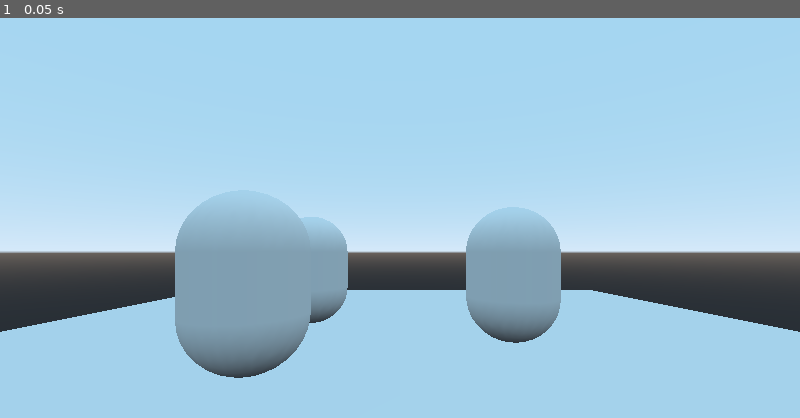
Above: before the commit, frame 1.
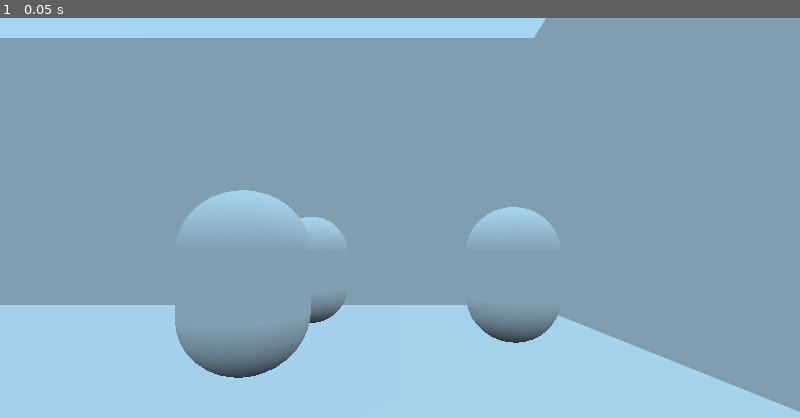
Above: after the commit, the same moment.

Repository: cullumi/One-Second-Speedster
Game: Godot game, scene res://Level 2/Level 2.tscn
Same seed, same stepped clock (60 frames per second), same inputs: the game is played once before the commit and once after it. The project has no main scene, so this scene is started directly.
Inputs:
- Up to frame 1 (0.05 s): no input

The runs differ from the first frame. In frame 1, 65% of the frame differs, in the area x 0-100%, y 0-99%.

Commit message:
Level 4 -- Traffic Confusion
+ Level 4
+ Bus, Car, and Pedestrian

Diff:
--- a/Level 2/Level 2.tscn
+++ b/Level 2/Level 2.tscn
@@ -9,10 +9,16 @@
 
 [sub_resource type="CapsuleMesh" id=4]
 
+[sub_resource type="BoxShape" id=5]
+extents = Vector3( 2.5, 5, 10 )
+
+[sub_resource type="CubeMesh" id=6]
+size = Vector3( 5, 10, 20 )
+
 [node name="Spatial" type="Spatial"]
 
 [node name="Ground" type="MeshInstance" parent="."]
-transform = Transform( 10.0003, 0, 0, 0, 10.0003, 0, 0, 0, 10.0003, 0, 0, 0 )
+transform = Transform( 12.5, 0, 0, 0, 10, 0, 0, 0, 12.5, 2.5, 0, 2.5 )
 mesh = SubResource( 1 )
 material/0 = null
 
@@ -53,3 +59,33 @@
 [node name="MeshInstance" type="MeshInstance" parent="Civilian"]
 mesh = SubResource( 4 )
 material/0 = null
+
+[node name="StaticBody" type="StaticBody" parent="."]
+transform = Transform( 1, 0, 0, 0, 1, 0, 0, 0, 1, -7.5, 5, 5 )
+
+[node name="CollisionShape" type="CollisionShape" parent="StaticBody"]
+shape = SubResource( 5 )
+
+[node name="MeshInstance" type="MeshInstance" parent="StaticBody"]
+mesh = SubResource( 6 )
+material/0 = null
+
+[node name="StaticBody2" type="StaticBody" parent="."]
+transform = Transform( 1, 0, 0, 0, 1, 0, 0, 0, 1, 12.5, 5, 0 )
+
+[node name="CollisionShape" type="CollisionShape" parent="StaticBody2"]
+shape = SubResource( 5 )
+
+[node name="MeshInstance" type="MeshInstance" parent="StaticBody2"]
+mesh = SubResource( 6 )
+material/0 = null
+
+[node name="StaticBody3" type="StaticBody" parent="."]
+transform = Transform( -4.37114e-008, 0, 1, 0, 1, 0, -1, 0, -4.37114e-008, 0, 5, -7.5 )
+
+[node name="CollisionShape" type="CollisionShape" parent="StaticBody3"]
+shape = SubResource( 5 )
+
+[node name="MeshInstance" type="MeshInstance" parent="StaticBody3"]
+mesh = SubResource( 6 )
+material/0 = null
--- /dev/null
+++ b/Level 2/lvl2_env.tres
@@ -0,0 +1,11 @@
+[gd_resource type="Environment" load_steps=2 format=2]
+
+[sub_resource type="ProceduralSky" id=1]
+sky_top_color = Color( 0, 0, 0, 1 )
+sky_horizon_color = Color( 0.0470588, 0.0745098, 0.0745098, 1 )
+ground_bottom_color = Color( 0.152941, 0.152941, 0.152941, 1 )
+ground_horizon_color = Color( 0.207843, 0.207843, 0.207843, 1 )
+
+[resource]
+background_mode = 2
+background_sky = SubResource( 1 )
--- /dev/null
+++ b/Level 4/Level 4.tscn
@@ -0,0 +1,113 @@
+[gd_scene load_steps=11 format=2]
+
+[sub_resource type="PlaneMesh" id=1]
+
+[sub_resource type="ConcavePolygonShape" id=2]
+data = PoolVector3Array( 1, 0, 1, -1, 0, 1, 1, 0, -1, -1, 0, 1, -1, 0, -1, 1, 0, -1 )
+
+[sub_resource type="BoxShape" id=3]
+extents = Vector3( 2, 3, 1 )
+
+[sub_resource type="CubeMesh" id=4]
+size = Vector3( 4, 6, 2 )
+
+[sub_resource type="BoxShape" id=5]
+extents = Vector3( 2, 7.5, 2 )
+
+[sub_resource type="CubeMesh" id=6]
+size = Vector3( 4, 15, 4 )
+
+[sub_resource type="CapsuleShape" id=7]
+
+[sub_resource type="CapsuleMesh" id=8]
+
+[sub_resource type="BoxShape" id=9]
+extents = Vector3( 10, 7.5, 10 )
+
+[sub_resource type="CubeMesh" id=10]
+size = Vector3( 20, 15, 20 )
+
+[node name="Spatial" type="Spatial"]
+
+[node name="Ground" type="MeshInstance" parent="."]
+transform = Transform( 30, 0, 0, 0, 30, 0, 0, 0, 30, 0, 0, 0 )
+mesh = SubResource( 1 )
+material/0 = null
+
+[node name="StaticBody" type="StaticBody" parent="Ground"]
+
+[node name="CollisionShape" type="CollisionShape" parent="Ground/StaticBody"]
+shape = SubResource( 2 )
+
+[node name="Camera" type="Camera" parent="."]
+transform = Transform( -0.445192, 0, 0.895435, 0, 1, 0, -0.895435, 0, -0.445192, 14.9179, 2, -5.791 )
+
+[node name="Car" type="RigidBody" parent="."]
+transform = Transform( -4.37114e-008, -1, 4.37114e-008, 0, -4.37114e-008, -1, 1, -4.37114e-008, 1.91069e-015, -8.64408, 1.5, 3.06898 )
+
+[node name="CollisionShape" type="CollisionShape" parent="Car"]
+shape = SubResource( 3 )
+
+[node name="MeshInstance" type="MeshInstance" parent="Car"]
+mesh = SubResource( 4 )
+material/0 = null
+
+[node name="Bus" type="RigidBody" parent="."]
+transform = Transform( 0.993411, 0.114605, -5.00953e-009, 0, -4.37114e-008, -1, -0.114605, 0.993411, -4.34234e-008, -1.8913, 2, -10.3482 )
+
+[node name="CollisionShape" type="CollisionShape" parent="Bus"]
+shape = SubResource( 5 )
+
+[node name="MeshInstance" type="MeshInstance" parent="Bus"]
+mesh = SubResource( 6 )
+material/0 = null
+
+[node name="Civilian" type="RigidBody" parent="."]
+transform = Transform( 1, 0, 0, 0, -4.37114e-008, -1, 0, 1, -4.37114e-008, 8.5962, 1.5, 4.27934 )
+
+[node name="CollisionShape" type="CollisionShape" parent="Civilian"]
+shape = SubResource( 7 )
+
+[node name="MeshInstance" type="MeshInstance" parent="Civilian"]
+mesh = SubResource( 8 )
+material/0 = null
+
+[node name="Building" type="StaticBody" parent="."]
+transform = Transform( 1, 0, 0, 0, 1, 0, 0, 0, 1, -20, 7.5, 20 )
+
+[node name="CollisionShape" type="CollisionShape" parent="Building"]
+shape = SubResource( 9 )
+
+[node name="MeshInstance" type="MeshInstance" parent="Building"]
+mesh = SubResource( 10 )
+material/0 = null
+
+[node name="Building2" type="StaticBody" parent="."]
+transform = Transform( 1, 0, 0, 0, 1, 0, 0, 0, 1, 20, 7.5, 20 )
+
+[node name="CollisionShape" type="CollisionShape" parent="Building2"]
+shape = SubResource( 9 )
+
+[node name="MeshInstance" type="MeshInstance" parent="Building2"]
+mesh = SubResource( 10 )
+material/0 = null
+
+[node name="Building3" type="StaticBody" parent="."]
+transform = Transform( 1, 0, 0, 0, 1, 0, 0, 0, 1, 20, 7.5, -20 )
+
+[node name="CollisionShape" type="CollisionShape" parent="Building3"]
+shape = SubResource( 9 )
+
+[node name="MeshInstance" type="MeshInstance" parent="Building3"]
+mesh = SubResource( 10 )
+material/0 = null
+
+[node name="Building4" type="StaticBody" parent="."]
+transform = Transform( 1, 0, 0, 0, 1, 0, 0, 0, 1, -20, 7.5, -20 )
+
+[node name="CollisionShape" type="CollisionShape" parent="Building4"]
+shape = SubResource( 9 )
+
+[node name="MeshInstance" type="MeshInstance" parent="Building4"]
+mesh = SubResource( 10 )
+material/0 = null
Not shown: 2 places in Level 1/Level 1.tscn that only renumber resources
Not shown: 1 places in Level 2/Level 2.tscn that only renumber resources
Not shown: 2 places in Level 3/Level 3.tscn that only renumber resources
